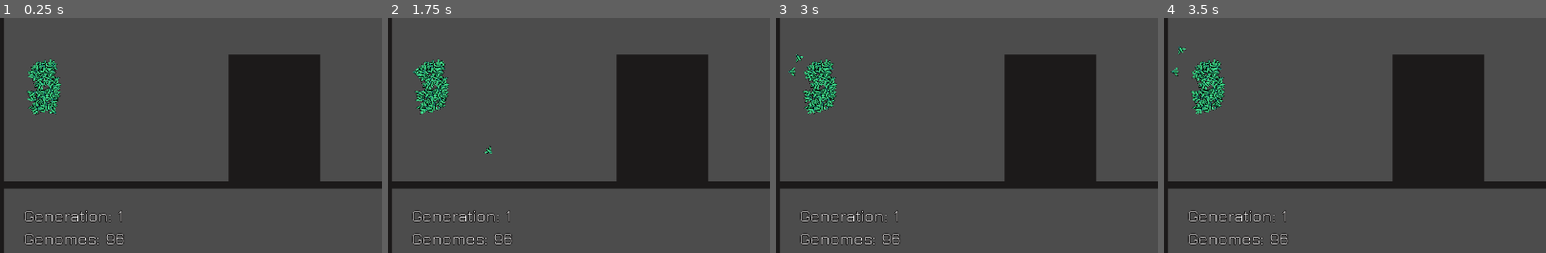
Above: before the commit, frames 1-4 (left to right).
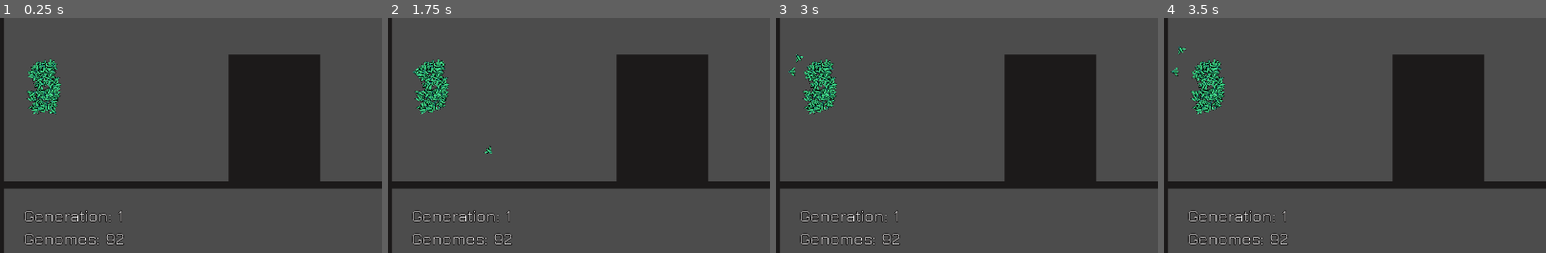
Above: after the commit, the same moments.

Repository: a0x77ry/plasmata
Game: Godot game, scene res://level1.tscn
Two runs of this game, one before a commit and one after it. Both use one fixed random seed, a clock stepped at 60 frames per second and the inputs below.
Inputs:
- Up to frame 1 (0.25 s): no input
- Up to frame 2 (1.75 s): tap Enter (ui_accept) at 0.5, 0.77, 1.52 s
- Up to frame 3 (3 s): tap Enter (ui_accept) at 2 s
- Up to frame 4 (3.5 s): tap Enter (ui_accept) at 3.02 s
The pictures show only the part of the screen within x 0-50%, y 32-82%; the shares and areas given below are measured in that part.

The runs differ from the first frame. In frame 1, 0.2% of the frame differs, in the area x 7-33%, y 27-97%; in frame 2, 0.2%; in frame 3, 0.2%; in frame 4, 0.2%.

Commit message:
Better distribution of parent and offspring in each species

Diff:
--- a/scripts/population.gd
+++ b/scripts/population.gd
@@ -3,7 +3,7 @@
 const C1 := 0.5
 const C2 := 0.5
 const C3 := 0.4
-const dt := 0.45 # distance
+const dt := 1.0 # distance, original 0.35
 
 const Species = preload("res://scripts/species.gd")
 const Genome = preload("res://scripts/genome.gd")
@@ -54,7 +54,6 @@
   var _genomes = []
   for agent in agents:
     agent.get_fitness()
-    # agent.genome.comp_distance = INF
     _genomes.append(agent.genome)
   genomes = _genomes.duplicate()
 
@@ -74,7 +73,20 @@
     return []
   var crossovered_genomes := []
   for sp in species:
-    crossovered_genomes.append_array(sp.crossover())
+    var noff = int(floor(sp.population_fraction * target_population))
+    crossovered_genomes.append_array(sp.crossover(noff))
+  return crossovered_genomes
+
+func cross_species(pop):
+  var crossovered_genomes := []
+  var noff_remainder := 0.0
+  for sp in species:
+    var real_noff = sp.population_fraction * pop
+    var noff = int(floor(real_noff))
+    noff_remainder += real_noff - noff
+    crossovered_genomes.append_array(sp.crossover(noff))
+  if noff_remainder >= 1.0:
+    crossovered_genomes.append_array(cross_species(int(floor(noff_remainder))))
   return crossovered_genomes
 
 
@@ -85,17 +97,25 @@
 
 
 # Fills the parent_genomes in all species
-func select_in_all_species(agents_size):
+func select_in_all_species(total_pop):
   for sp in species:
     # Calculate the avg_fitness and append it to the array
     sp.calculate_avg_fitness()
   calculate_all_species_adj_fitness()
-  # print("All species adjsted fitness: %s" % all_species_adj_fitness)
-  for sp in species:
-    sp.select_in_species(agents_size * selection_rate)
-    # print("sp members: %s total_adjusted_fitness: %s, parents: %s" % [sp.members.size(), sp.total_adjusted_fitness, sp.parent_genomes.size()])
+  distribute_parents(total_pop * selection_rate)
   kill_empty_species()
   fill_parent_genomes()
+
+func distribute_parents(total_parents):
+  # var parents_num_remainder = 0.0
+  for sp in species:
+    sp.population_fraction = sp.total_adjusted_fitness / all_species_adj_fitness
+    var real_p_num = sp.population_fraction * total_parents
+    # parents_num_remainder += real_p_num - floor(real_p_num)
+    var parents_number = int(round(real_p_num))
+    sp.select_in_species(parents_number)
+  # if parents_num_remainder > 1.0:
+  #   distribute_parents(parents_num_remainder)
 
 func calculate_all_species_adj_fitness():
   all_species_adj_fitness = 0.0
@@ -221,7 +241,12 @@
         print("It's -1")
       if species.size() > 14:
         print("Species: more than 14")
-      if compatibility_distance < dt && compatibility_distance < closest_species["cd"] \
+      var compatibility_distance_limit
+      if species.size() > 2:
+        compatibility_distance_limit = dt + ((species.size()-1) * 0.015) * pow(species.size()-1, 2)
+      else:
+        compatibility_distance_limit = dt
+      if compatibility_distance < compatibility_distance_limit && compatibility_distance < closest_species["cd"] \
             && (genome.gen_num == sp.creation_gen || genome.gen_num == -1): # -1 means these are orphaned genomes
         is_different_species = false
         closest_species = {"species": sp, "cd": compatibility_distance}
@@ -239,6 +264,7 @@
 
 func add_member_to_species(sp, genome):
   sp.members.append(genome)
+  genome.gen_num = sp.creation_gen
   genome.tint = sp.tint
   # genome.comp_distance = cd
 
--- a/scripts/species.gd
+++ b/scripts/species.gd
@@ -24,6 +24,7 @@
 var population
 var tint: Color
 var creation_gen: int
+var population_fraction
 
 
 func _init(_population, _prototype, _members=[], _parent_genomes=[], _avg_fitness=[],
@@ -48,7 +49,7 @@
     # print("fitness / size: %s" % float(member_genome.fitness / members.size()))
 
 
-func select_in_species(number_of_expected_parents):
+func select_in_species(parents_number):
   # Calculate the avg_fitness and append it to the array
   # calculate_avg_fitness()
   # If no improvement in x generations then members = []
@@ -56,10 +57,6 @@
 
   # Calculate the number of parents for each species
   members.sort_custom(GenomeSorter, "sort_ascenting")
-  if number_of_expected_parents > members.size():
-    number_of_expected_parents = members.size()
-  var parents_number = round((total_adjusted_fitness / population.all_species_adj_fitness) \
-      * number_of_expected_parents)
   parent_genomes = []
   if members.size() == 0:
     parents_number = 0
@@ -101,7 +98,7 @@
       members = [] # if there is no improvement after some generations kill the species
 
 
-func crossover():
+func crossover(noff_species):
   var crossovered_genomes = []
   # var one_extra_genome := false
   if parent_genomes.size() == 0:
@@ -109,17 +106,11 @@
   elif parent_genomes.size() % 2 != 0:
     parent_genomes.append(parent_genomes[0]) # add a genome to become even
     # one_extra_genome = true
-  # var number_of_offspring_each_couple = int(round(1.0 / SELECTION_RATE) * 2.0)
-  # var total_species_offspring_with_extra_genome = number_of_offspring_each_couple * (parent_genomes.size() - 1)
-  # if one_extra_genome:
-  #   number_of_offspring_each_couple = int(round(total_species_offspring_with_extra_genome / parent_genomes.size()))
   # Calculate total biased fitness of parent genomes
   var bias = INSPECIES_SELECTION_BIAS
   var total_biased_fitness := 0
   for parent_genome in parent_genomes:
     total_biased_fitness += parent_genome.fitness + bias
-  var couple_size_multiplier := floor(1.0 / SELECTION_RATE)
-  var couple_size_total_remainder := 0.0
   # Crossover couples of parent_genomes in crossovered_genomes
   for i in range(0, parent_genomes.size(), 2):
     var couple_genomes = []
@@ -130,18 +121,17 @@
       c_indices = [i, i]
     else:
       c_indices = [i-2, i-1]
-    couple_size_total_remainder += fmod(1.0, SELECTION_RATE)
-    couple_size_multiplier += floor(couple_size_total_remainder)
-    couple_size_total_remainder -= floor(couple_size_total_remainder)
     couple_genomes = [parent_genomes[c_indices[0]], parent_genomes[c_indices[1]]]
-    noff = int(((parent_genomes[c_indices[0]].fitness + parent_genomes[c_indices[1]].fitness + 2*bias) / total_biased_fitness) \
-        * (parent_genomes.size() * couple_size_multiplier))
+    # Couple's portion of the whole species' offspring
+    var couple_fraction = (parent_genomes[c_indices[0]].fitness + parent_genomes[c_indices[1]].fitness + 2*bias) / total_biased_fitness
+    # Number of offspring for the couple
+    noff = int(couple_fraction * noff_species)
+
     var couple_crossovered_genomes = []
     if random.randf() < CROSSOVER_RATE:
       # couple_crossovered_genomes = couple_crossover(couple_genomes,
       #     number_of_offspring_each_couple)
-      couple_crossovered_genomes = couple_crossover(couple_genomes,
-          noff)
+      couple_crossovered_genomes = couple_crossover(couple_genomes, noff)
     else:
       # for c in number_of_offspring_each_couple:
       for c in noff:
